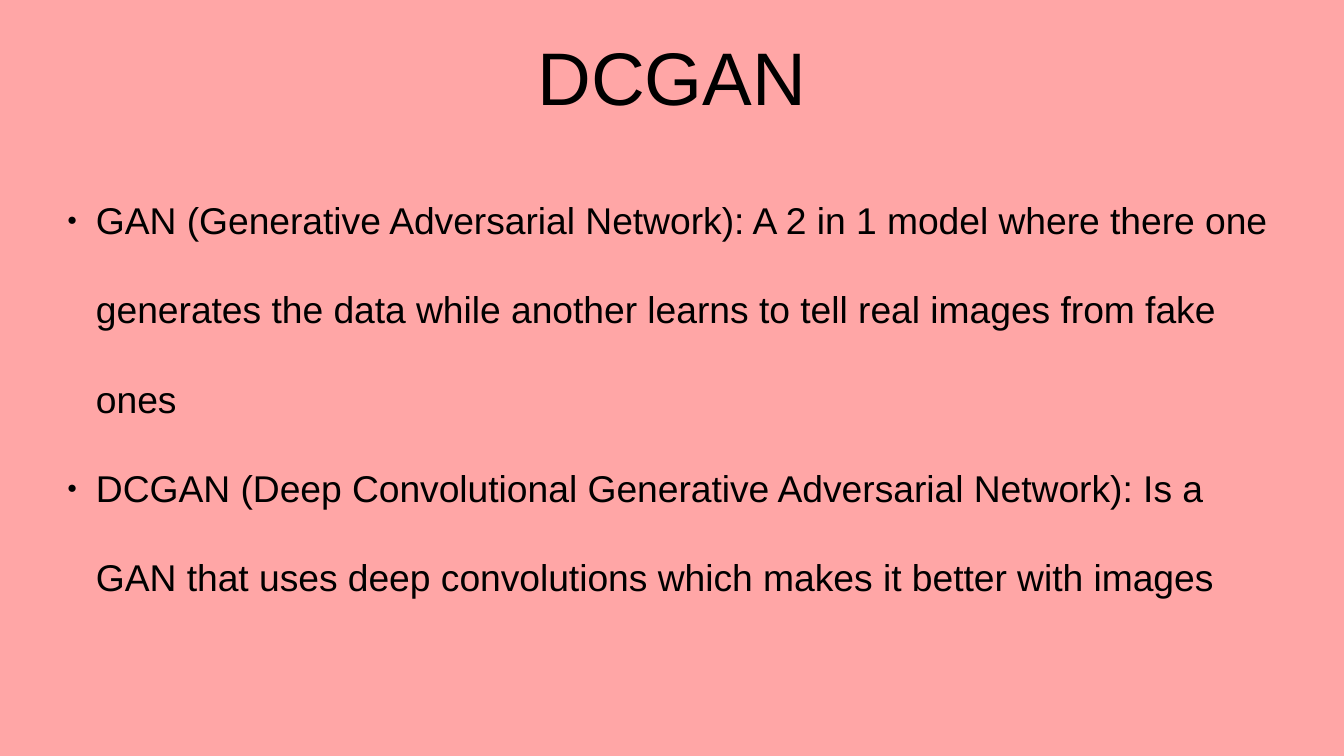
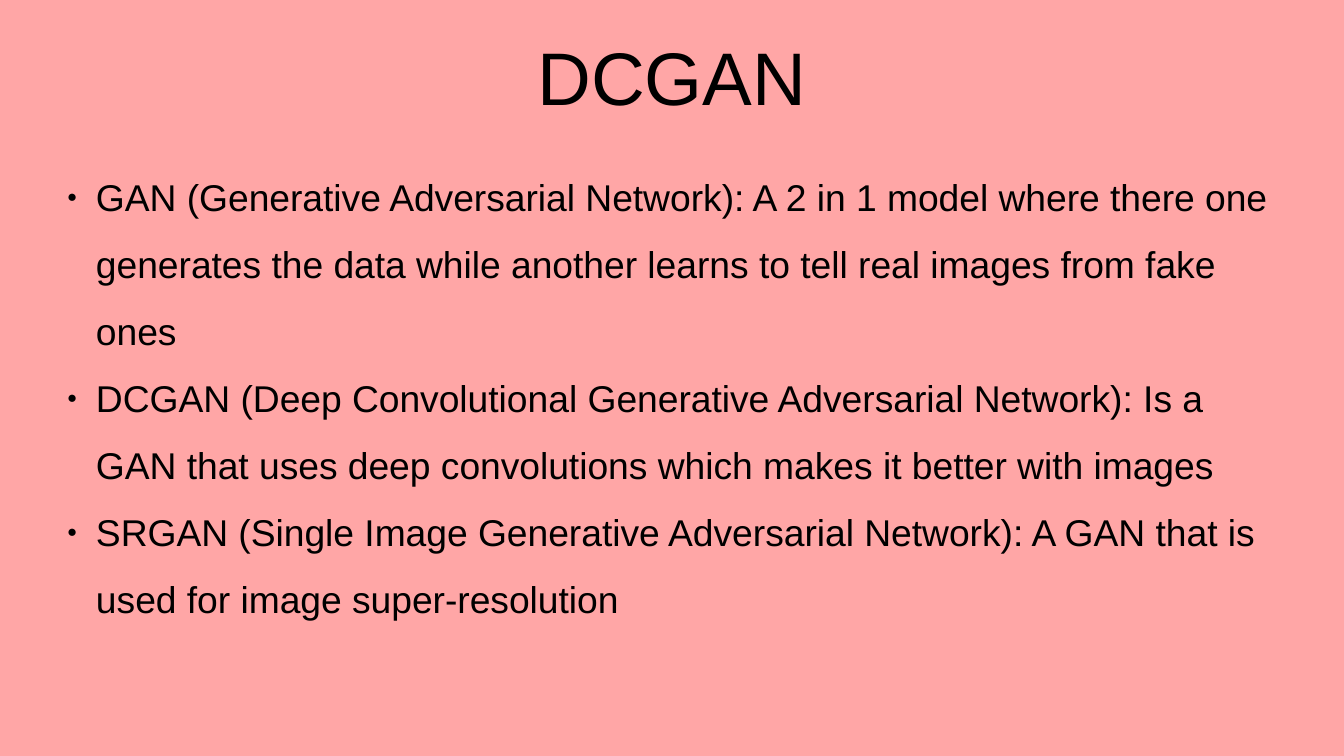
Before and after one commit to coldmayo/MMBCReco, a slide deck: slide 3 of docs/weeklySlides.odp. Drawn at 1344x756 pixels with LibreOffice and Linux fonts; fonts in the diff are those of the drawing. Boxes give left, top, right and bottom in pixels: in the first picture for what was removed or moved away, otherwise in the second. Text is boxed around its words. In the diff, an @@ line names an element or a change of style, - is before the commit and + after.

```diff
--- a/docs/weeklySlides.odp
+++ b/docs/weeklySlides.odp
@@ subtitle at box(96, 184, 1267, 487): line spacing 2 to 1.5 @@
@@ subtitle at box(96, 519, 1255, 621): paragraph added @@
+● SRGAN (Single Image Generative Adversarial Network): A GAN that is used for image super-resolution
```
Also in this commit, not shown: 3 slides added, 4 slides removed, 1 other file.
